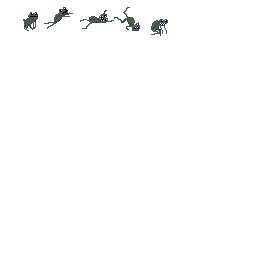
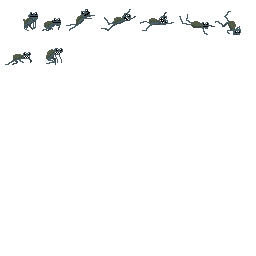
Layered file, before and after one edit (256 × 256). Changes by layer:
painted on "Kappa" over box(5, 7, 241, 65)
hid group "Objects" (3 layers) over box(17, 7, 190, 65)
